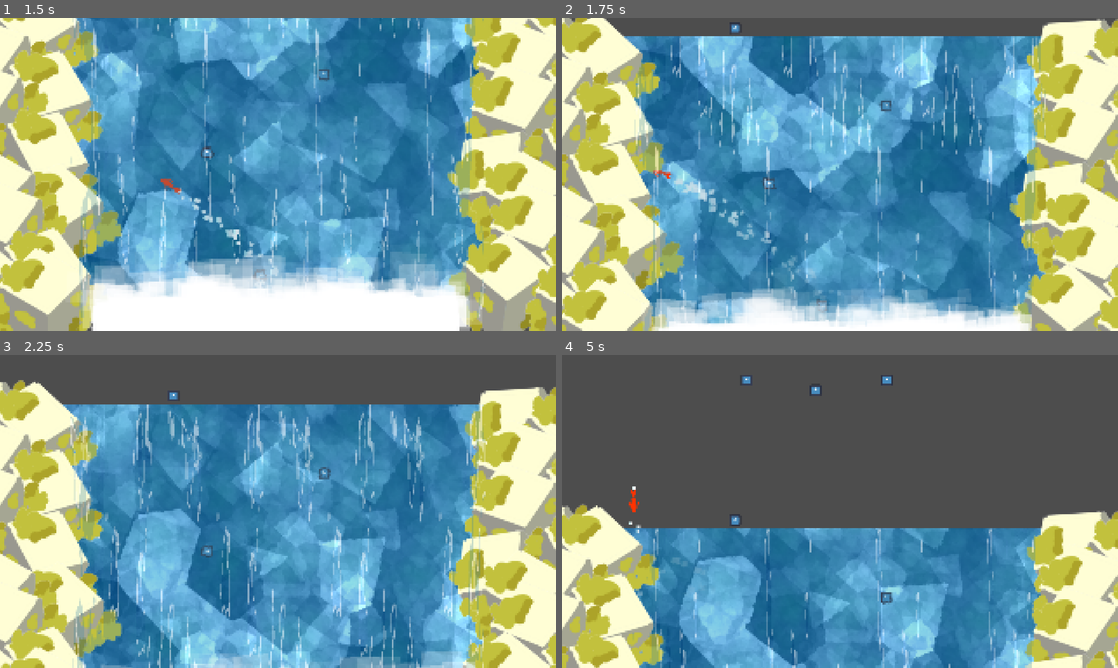
Above: before the commit, frames 1-4 (two rows, left to right).
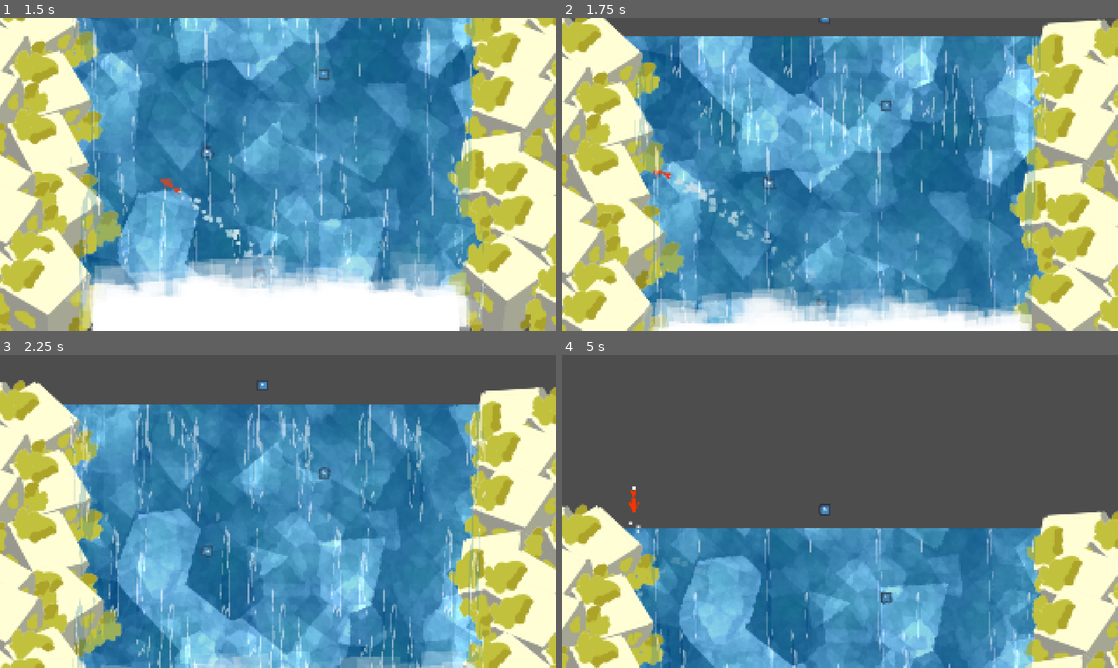
Above: after the commit, the same moments.

Repository: ojaskavathe/cascade
Game: Godot game, scene res://game.tscn
The game is run twice, just before and just after one commit, with the same random seed, the same clock (stepped at 60 frames per second) and the same inputs. The engine's default icon, where the game draws it, is replaced by a stand-in: a white triangle on a blue panel in a dark square.
Inputs (mouse positions are in pixels of both pictures, inside the frame that each line leads up to):
- Up to frame 1 (1.5 s): move the mouse to (400, 158) at 0.52 s; hold Space (jump) 0.53-1.28 s; hold D (right) from 0.53 s (still down); move the mouse to (166, 190) at 1.27 s; tap Space (jump) at 1.35 s
- Up to frame 2 (1.75 s): keep holding D (right); tap Space (jump) at 1.52 s
- Up to frame 3 (2.25 s): tap Space (jump) at 1.82 s; move the mouse to (333, 442) at 2.02 s; release D (right) at 2.03 s; hold A (left) from 2.03 s (still down); hold Space (jump) from 2.03 s (still down)
- Up to frame 4 (5 s): move the mouse to (812, 574) at 2.77 s; release A (left) at 2.78 s; release Space (jump) at 2.78 s; hold D (right) 2.78-4.28 s; tap Space (jump) at 2.85, 3.02, 3.32, 4.35, 4.52, 4.82 s; move the mouse to (1006, 558) at 3.52 s; hold Space (jump) 3.53-4.28 s; move the mouse to (673, 464) at 4.27 s; hold A (left) from 4.28 s (still down)

Frame 1 is identical in both runs. In frame 2, less than 0.1% of the frame differs, in the area x 30-48%, y 0-5%; in frame 3, less than 0.1%; in frame 4, 0.3%, in the area x 30-60%, y 6-55%.

Commit message:
End jump points

Diff:
--- a/assets/shader/fallbackground.tres
+++ b/assets/shader/fallbackground.tres
@@ -127,7 +127,6 @@
 
 }
 "
-graph_offset = Vector2(-700.609, -49.7641)
 mode = 1
 flags/light_only = false
 nodes/fragment/0/position = Vector2(500, 220)
--- a/entity/player/player.gd
+++ b/entity/player/player.gd
@@ -2,12 +2,14 @@
 
 @export var SPEED = 10.0
 @export var JUMP_VELOCITY = -800.0
+@export var END_VELOCITY = -4500.0
 @export var GRAVITY = -1000.0
 @export var DAMPENING = 2.0
 
 var bash_state = false
 var in_jump_point = false
 var jump_point_position = Vector2.ZERO
+var end_jump: bool = false
 
 var move_direction = Vector2.UP
 var model_rotation = 0.0
@@ -52,7 +54,8 @@
 			$DashParticleTimer.start()
 			position = jump_point_position
 			move_direction = direction.normalized()
-			velocity = move_direction * JUMP_VELOCITY
+			velocity = move_direction * (END_VELOCITY if end_jump else JUMP_VELOCITY)
+			end_jump = false
 			bash_state = false
 			arrow.set_visible(false)
 			Signals.player_exited_bash_state.emit()
@@ -86,6 +89,8 @@
 		jump_point_position = area.get_global_position()
 		if (area.is_in_group("spawn_point")):
 			Signals.new_checkpoint.emit(jump_point_position, area.get_parent())
+		if (area.is_in_group("end_point")):
+			end_jump = true;
 
 
 func _on_jump_point_detect_area_exited(area):
--- a/entity/waterfall/waterfall.tscn
+++ b/entity/waterfall/waterfall.tscn
@@ -17,7 +17,7 @@
 [sub_resource type="ShaderMaterial" id="ShaderMaterial_jwthj"]
 shader = ExtResource("1_uaryd")
 shader_parameter/scale = Vector2(5, 5)
-shader_parameter/zoom = 0.561231
+shader_parameter/zoom = 0.353553
 shader_parameter/gap_stretch = Vector2(0.8, 0.05)
 shader_parameter/refraction_stretch = Vector2(2, 0.8)
 shader_parameter/refraction_strength = 0.008
--- a/game.tscn
+++ b/game.tscn
@@ -22,4 +22,4 @@
 [node name="Debug0" parent="levels" instance=ExtResource("5_mw1jd")]
 
 [node name="Debug1" parent="levels" instance=ExtResource("5_2mmsj")]
-position = Vector2(-31, -961)
+position = Vector2(-1, -1818)
--- a/level/debug_0.tscn
+++ b/level/debug_0.tscn
@@ -32,8 +32,8 @@
 [node name="JumpPoint3" parent="." instance=ExtResource("1_menrk")]
 position = Vector2(748, 159)
 
-[node name="JumpPoint4" parent="." instance=ExtResource("1_menrk")]
-position = Vector2(401, -19)
+[node name="End" parent="." groups=["end_point"] instance=ExtResource("1_menrk")]
+position = Vector2(607, -43)
 
 [node name="waterfall" parent="." instance=ExtResource("2_xpit8")]
 z_index = 2
--- a/project.godot
+++ b/project.godot
@@ -27,6 +27,7 @@
 [global_group]
 
 spawn_point=""
+end_point=""
 
 [input]
 
Not shown: 1 places in entity/object/bottom_kill_zone.tscn that only renumber resources
